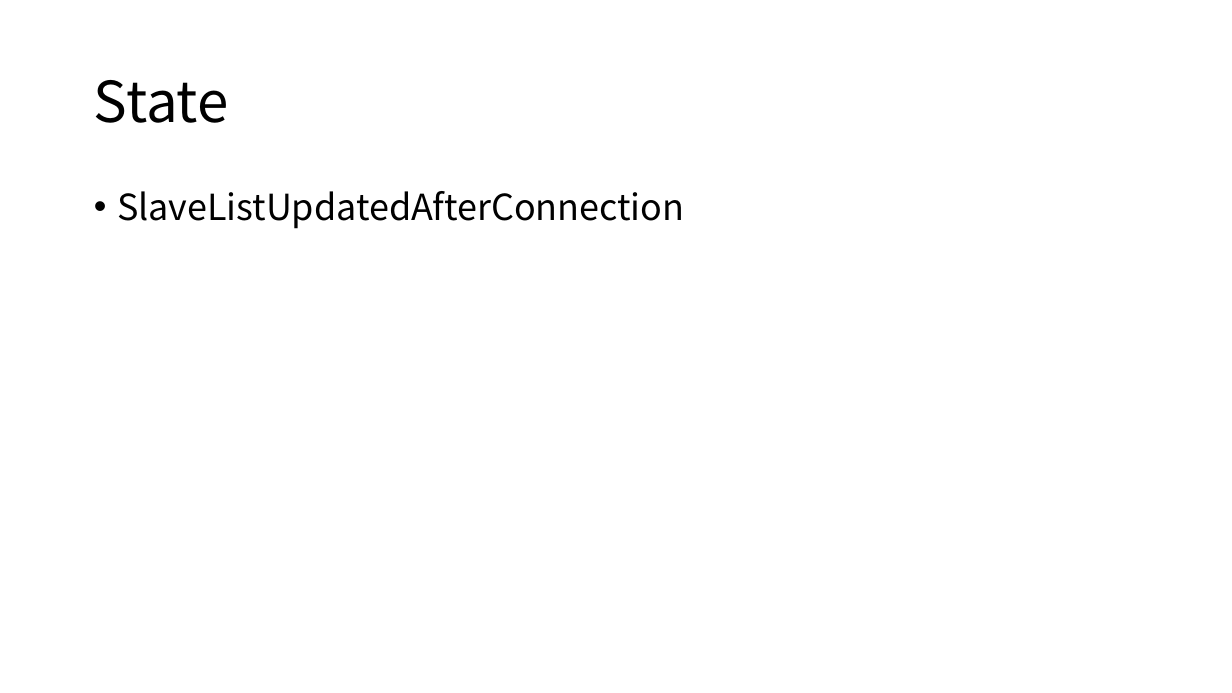
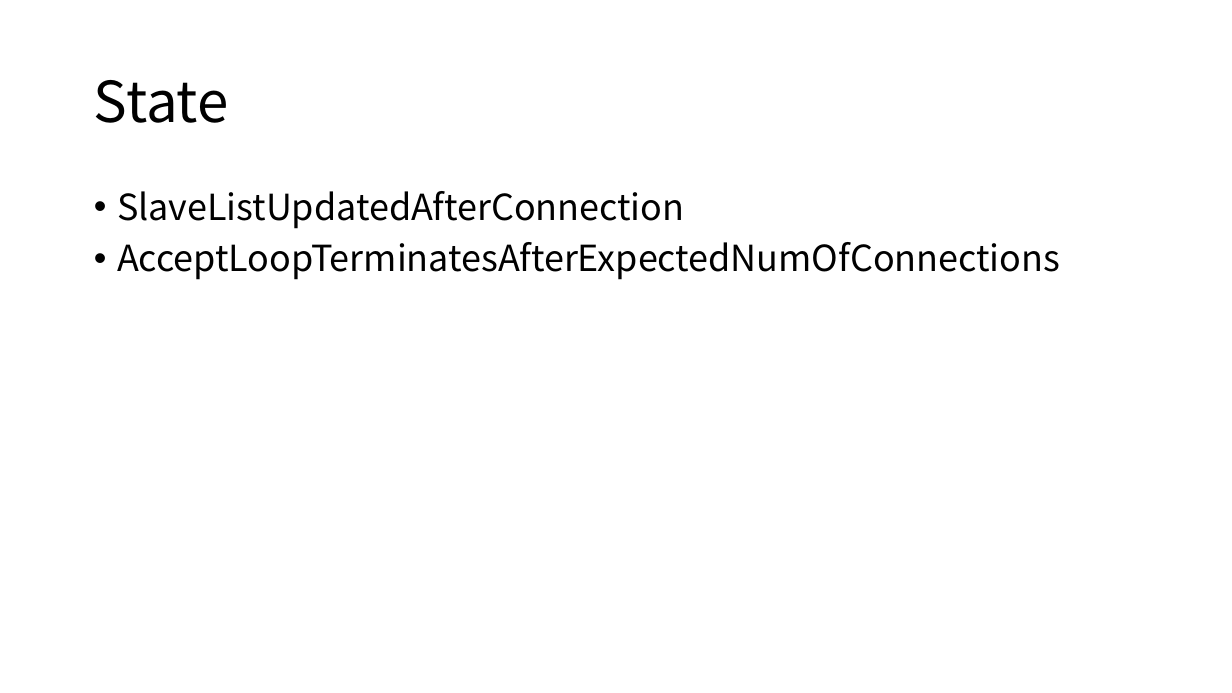
Before and after one commit to Eyebrowmoon/CS490, a slide deck: slide 28 of project.pptx. Drawn at 1232x693 pixels with LibreOffice and Linux fonts; fonts in the diff are those of the drawing. Boxes give left, top, right and bottom in pixels: in the first picture for what was removed or moved away, otherwise in the second. Text is boxed around its words. In the diff, an @@ line names an element or a change of style, - is before the commit and + after.

Commit message:
More detail for each state

```diff
--- a/project.pptx
+++ b/project.pptx
@@ text at [117,242,1060,280]: paragraph added @@
+• AcceptLoopTerminatesAfterExpectedNumOfConnections
```
Also in this commit, not shown: 4 other slides changed.
